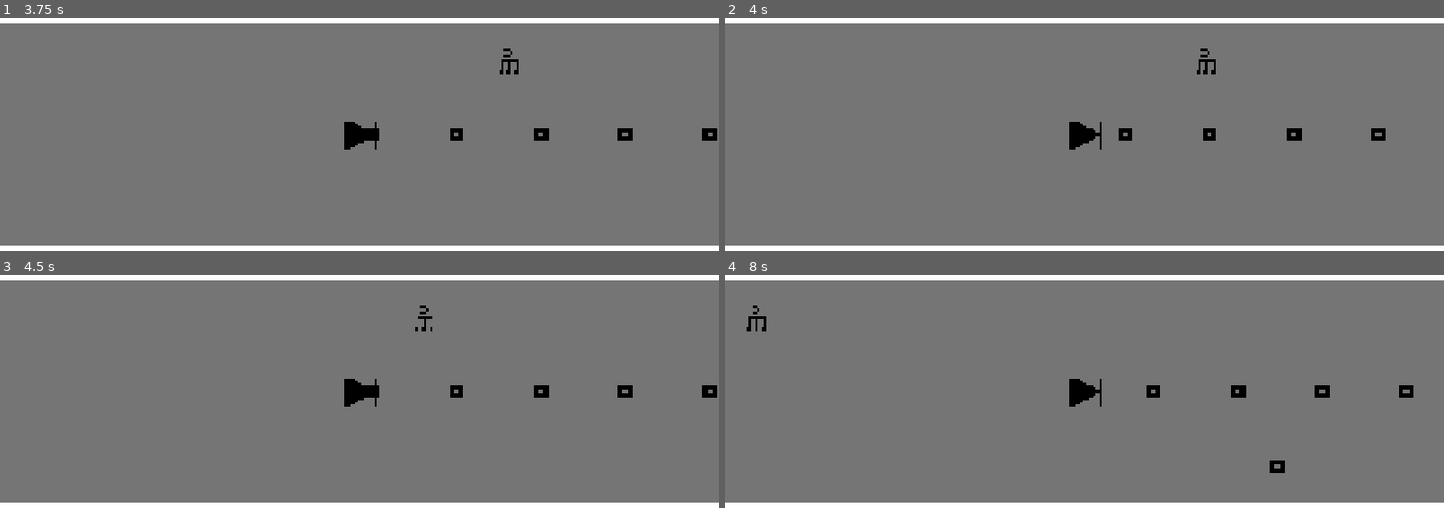
Above: before the commit, frames 1-4 (two rows, left to right).
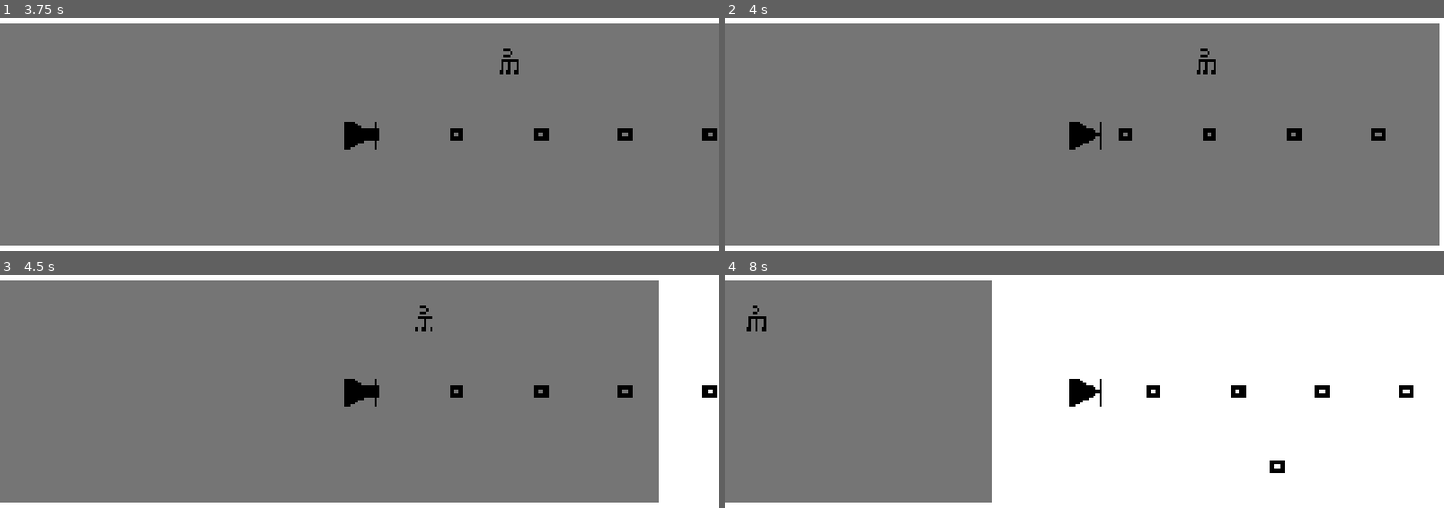
Above: after the commit, the same moments.

Repository: chorwat2137/haven-2026
Game: Godot game, scene res://scenes/main.tscn
The game is run twice, just before and just after one commit, with the same random seed, the same clock (stepped at 60 frames per second) and the same inputs. This scene is started directly instead of the project's main scene.
Inputs:
- Up to frame 1 (3.75 s): tap Enter (ui_accept) at 0.5, 0.77, 1.52, 3.02 s; hold Right (ui_right) 0.53-2.03 s; tap Space (shoot) every 0.75 s from 0.6 to 3.6 s; hold Left (ui_left) 2.03-2.78 s; hold Right (ui_right) from 2.78 s (still down)
- Up to frame 2 (4 s): keep holding Right (ui_right); tap Enter (ui_accept) at 3.77 s
- Up to frame 3 (4.5 s): release Right (ui_right) at 4.28 s; hold Left (ui_left) from 4.28 s (still down); tap Space (shoot) at 4.35 s
- Up to frame 4 (8 s): tap Enter (ui_accept) at 4.52, 6.02, 6.77, 7.52 s; release Left (ui_left) at 5.03 s; hold Right (ui_right) 5.03-5.78 s; tap Space (shoot) every 0.75 s from 5.1 to 7.35 s; hold Left (ui_left) 5.78-7.28 s; hold Right (ui_right) from 7.28 s (still down)

Frame 1 is identical in both runs. In frame 2, 0.6% of the frame differs, in the area x 99-100%, y 2-98%; in frame 3, 7.9%; in frame 4, 59%, in the area x 37-100%, y 2-98%.

Commit message:
Automatic sync

Diff:
--- a/scenes/main.tscn
+++ b/scenes/main.tscn
@@ -9,7 +9,7 @@
 
 [node name="Spectrum" parent="." unique_id=137574055 instance=ExtResource("3_sugp2")]
 
-[node name="ColorRect2" type="ColorRect" parent="Spectrum" unique_id=1398734596]
+[node name="ColorRect2" type="ColorRect" parent="." unique_id=1398734596]
 offset_left = -780.0
 offset_top = 240.0
 offset_right = 2650.0
